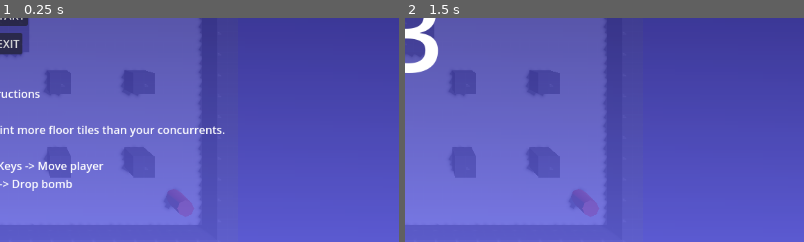
Above: before the commit, frames 1-2 (left to right).
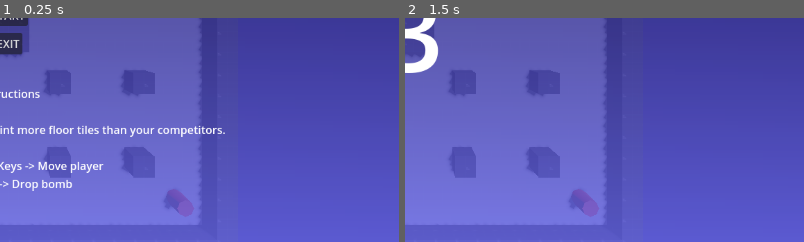
Above: after the commit, the same moments.

Repository: Urutau-Games/ink-crew
Game: Godot game, scene res://match.tscn
Same seed, same stepped clock (60 frames per second), same inputs: the game is played once before the commit and once after it.
Inputs:
- Up to frame 1 (0.25 s): no input
- Up to frame 2 (1.5 s): click "START" at 0.5 s; tap Enter at 1.25 s; hold D (walk_right) from 1.28 s (still down); tap Space (drop_bomb) at 1.35 s
The pictures show only the part of the screen within x 49-99%, y 47-97%; the shares and areas given below are measured in that part.

The runs differ from the first frame. In frame 1, 0.2% of the frame differs, in the area x 43-57%, y 47-54%; in frame 2, nothing differs.

Commit message:
Fix instructions wording

Diff:
--- a/match.tscn
+++ b/match.tscn
@@ -203,7 +203,7 @@
 layout_mode = 2
 text = "Instructions
 
-You're the green player and need to paint more floor tiles than your concurrents.
+You're the green player and need to paint more floor tiles than your competitors.
 
 AWSD or Arrow Keys -> Move player
 [ ESPACE ] -> Drop bomb"
